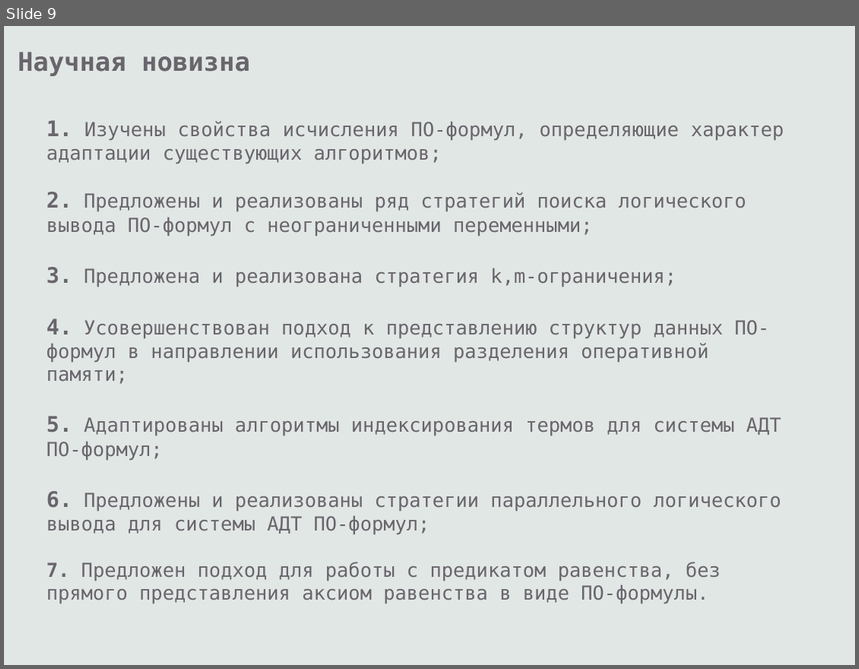
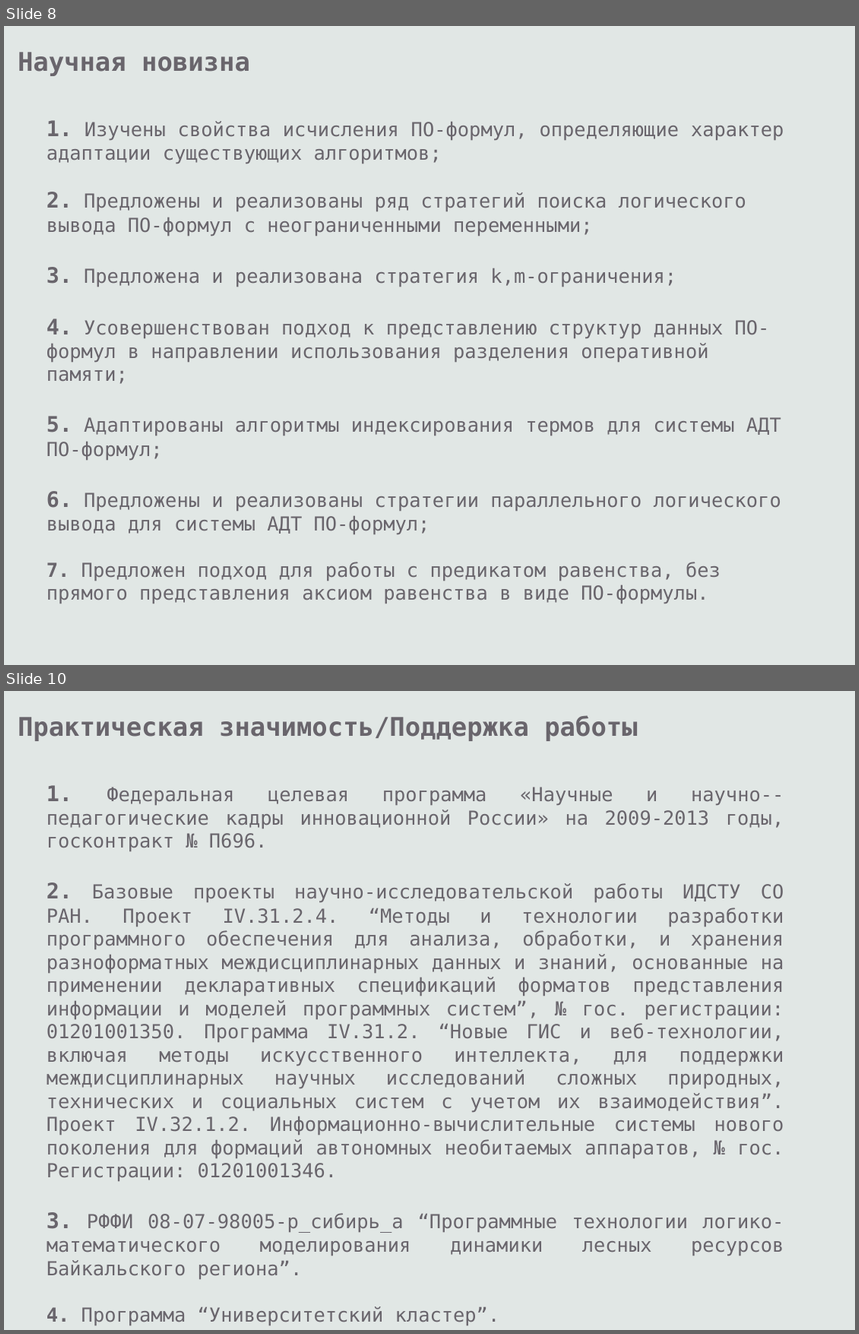
Before and after one commit to eugeneai/prisnif, a slide deck: brick/pres/pacman.odp. Shown one above the other, each under a label of ours: slide 9 before the commit, slides 8 and 10 after it; the slides between them are not shown. The pictures are 859x669 and 859x1334 pixels, drawn with LibreOffice and Linux fonts; fonts in the diff are those of the drawing. Boxes give left, top, right and bottom in pixels: in the first picture for what was removed or moved away, otherwise in the second. Text is boxed around its words. In the diff, an @@ line names an element or a change of style, - is before the commit and + after.

```diff
--- a/brick/pres/pacman.odp
+++ b/brick/pres/pacman.odp
@@ slide 10 added at <box>4,691,855,1330</box>, background #E1E7E5 @@
@@ text added at <box>18,715,637,741</box>, 24 pt, text #69656C, bold @@
+Практическая значимость/Поддержка работы
@@ text added at <box>47,785,785,1326</box>, 18 pt, text #69656C @@
+1. Федеральная целевая программа «Научные и научно--педагогические кадры инновационной России» на 2009-2013 годы, госконтракт № П696.
+2. Базовые проекты научно-исследовательской работы ИДСТУ СО РАН. Проект IV.31.2.4. “Методы и технологии разработки программного обеспечения для анализа, обработки, и хранения разноформатных междисциплинарных данных и знаний, основанные на применении декларативных спецификаций форматов представления информации и моделей программных систем”, № гос. регистрации: 01201001350. Программа IV.31.2. “Новые ГИС и веб-технологии, включая методы искусственного интеллекта, для поддержки междисциплинарных научных исследований сложных природных, технических и социальных систем с учетом их взаимодействия”. Проект IV.32.1.2. Информационно-вычислительные системы нового поколения для формаций автономных необитаемых аппаратов, № гос. Регистрации: 01201001346.
+3. РФФИ 08-07-98005-р_сибирь_а “Программные технологии логико-математического моделирования динамики лесных ресурсов Байкальского региона”.
+4. Программа “Университетский кластер”.
@@ what was slide 9 is now slide 8 @@
```
Also in this commit, not shown: 21 slides changed, 6 other slides added, 1 slide removed, 8 other files.
